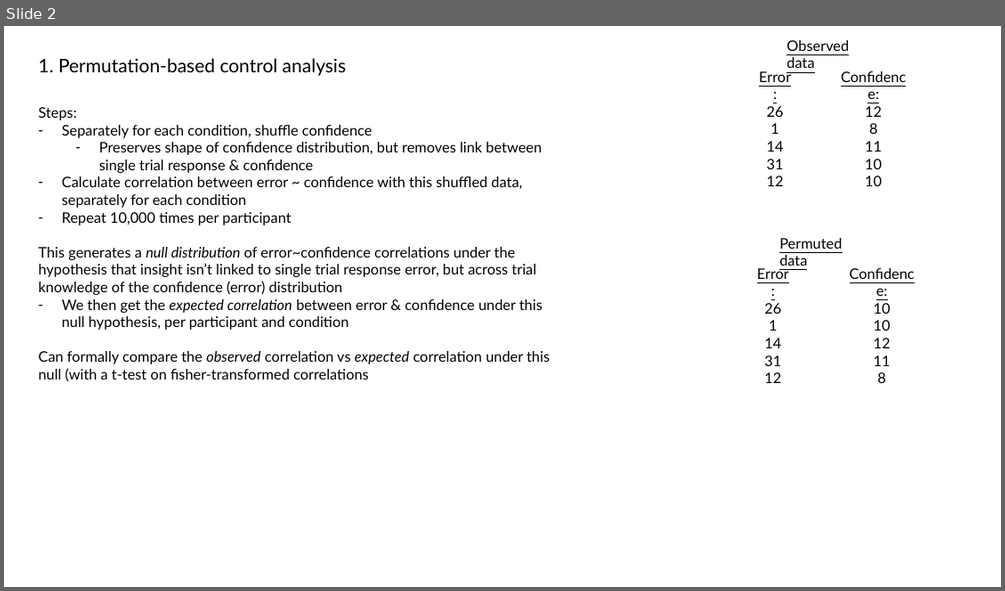
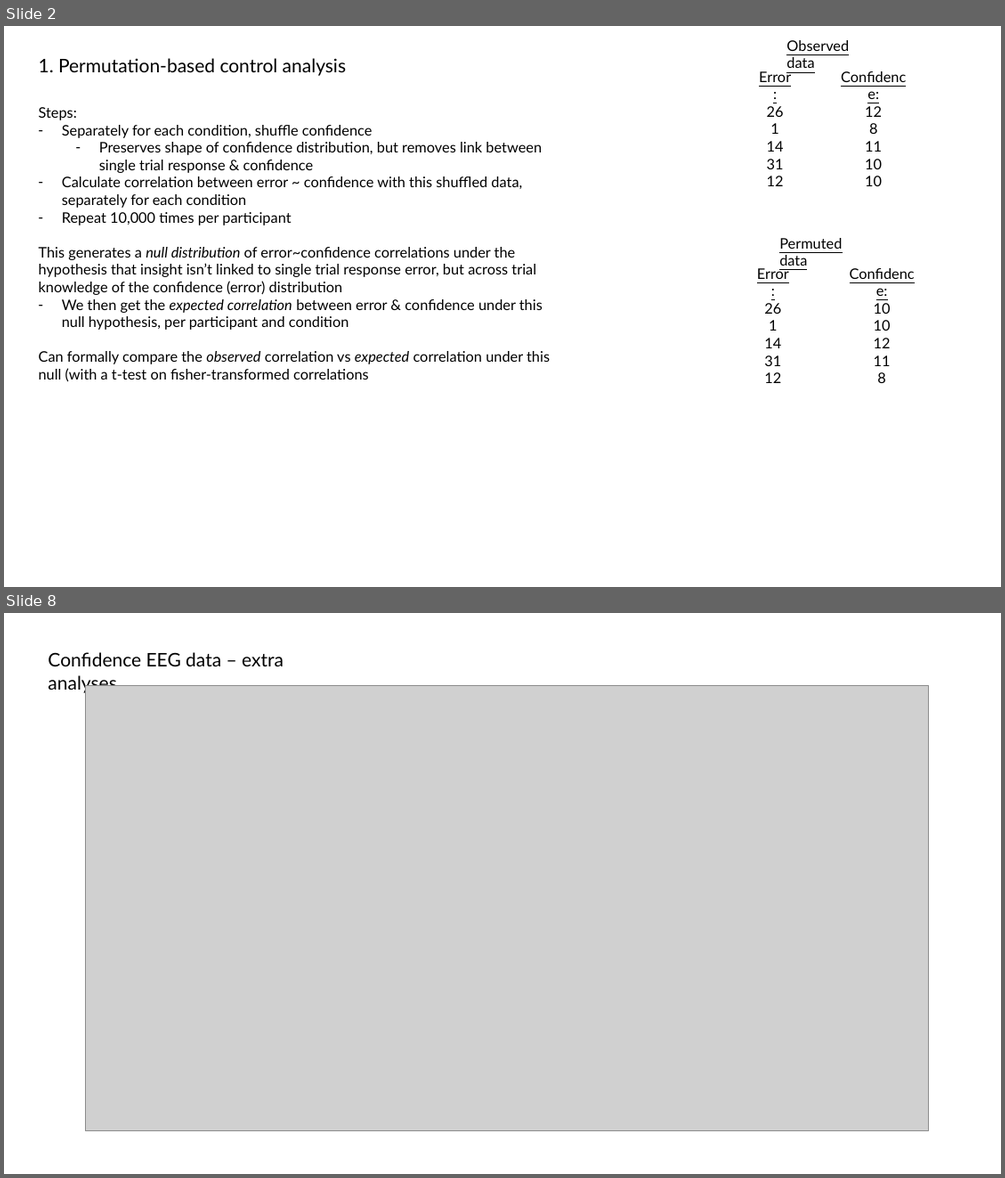
Before and after one commit to schekroud/wmConfidence_Behaviour, a slide deck: KiaMeeting_October2023pptx.pptx. Shown one above the other, each under a label of ours: slide 2 before the commit, slides 2 and 8 after it; the slides between them are not shown. The pictures are 1005x591 and 1005x1178 pixels, drawn with LibreOffice and Linux fonts; fonts in the diff are those of the drawing; grey boxes stand for pictures. Boxes give left, top, right and bottom in pixels: in the first picture for what was removed or moved away, otherwise in the second. Text is boxed around its words. In the diff, an @@ line names an element or a change of style, - is before the commit and + after.

Commit message:
update with new folder structure and figures for control analyses

```diff
--- a/KiaMeeting_October2023pptx.pptx
+++ b/KiaMeeting_October2023pptx.pptx
@@ slide 8 added at (4, 613, 1001, 1174), background #FFFFFF @@
@@ text added at (48, 652, 283, 693), 18 pt, text #000000 @@
+Confidence EEG data – extra analyses
@@ picture added at (86, 686, 928, 1130) @@
```
Also in this commit, not shown: 2 slides changed, 4 other slides added, 24 other files.
